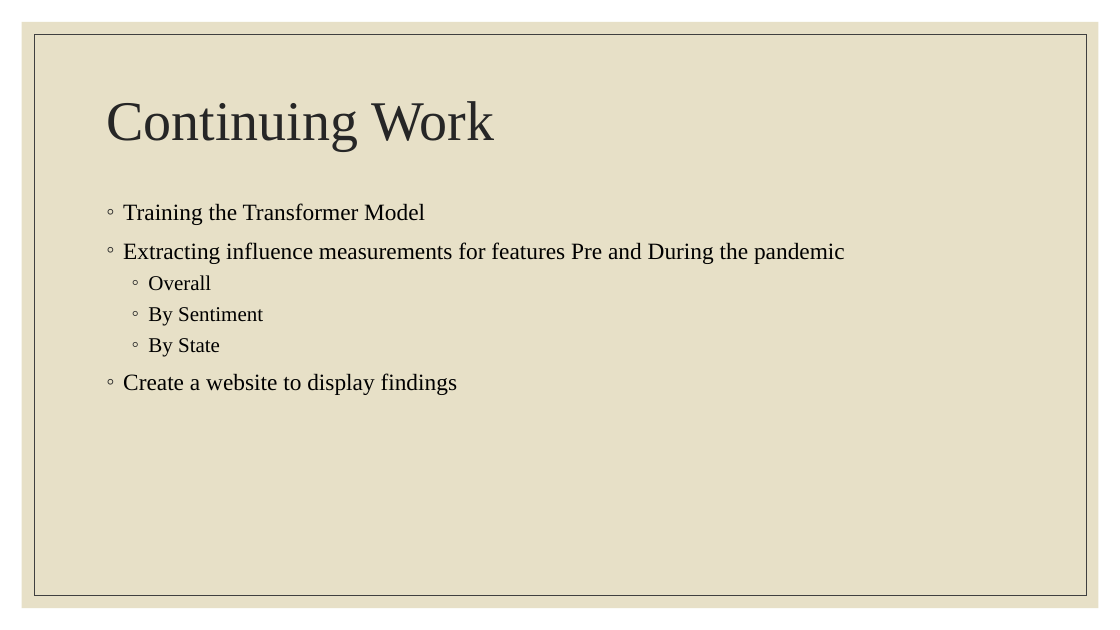
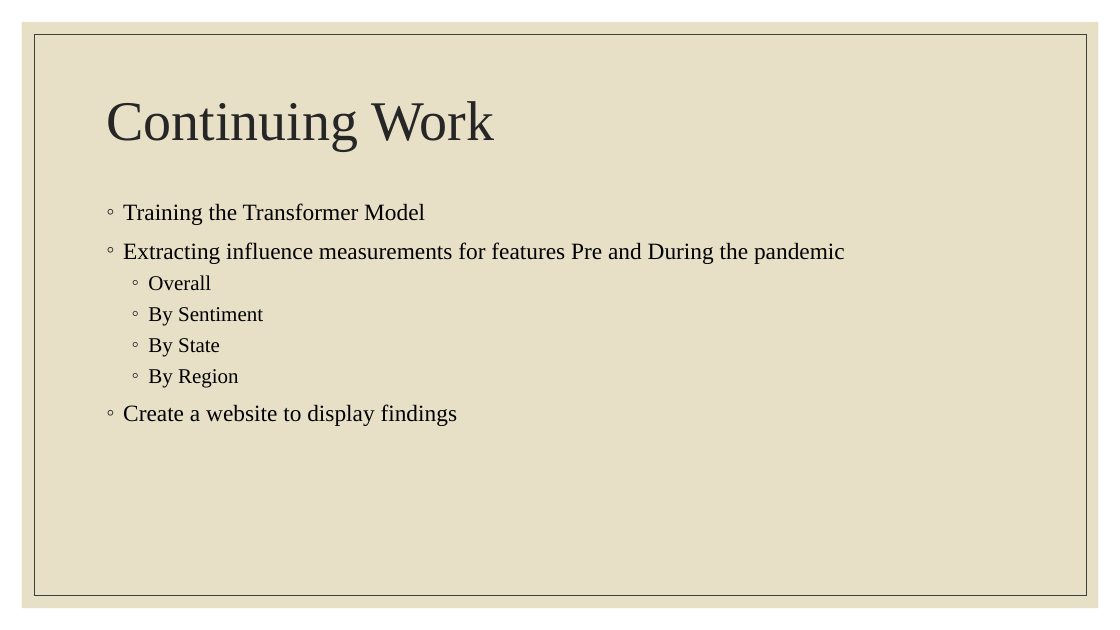
Before and after one commit to m-mcdougall/Capstone-DATS6501, a slide deck: slide 19 of Capstone Presentation.pptx (slide 17 before the commit). Drawn at 1120x630 pixels with LibreOffice and Linux fonts; fonts in the diff are those of the drawing. Boxes give left, top, right and bottom in pixels: in the first picture for what was removed or moved away, otherwise in the second. Text is boxed around its words. In the diff, an @@ line names an element or a change of style, - is before the commit and + after.

```diff
--- a/Capstone Presentation.pptx
+++ b/Capstone Presentation.pptx
@@ text at <box>148,369,239,388</box>: paragraph added @@
+  ◦ By Region
```
Also in this commit, not shown: 3 other slides changed, 2 slides added, 1 other file.
